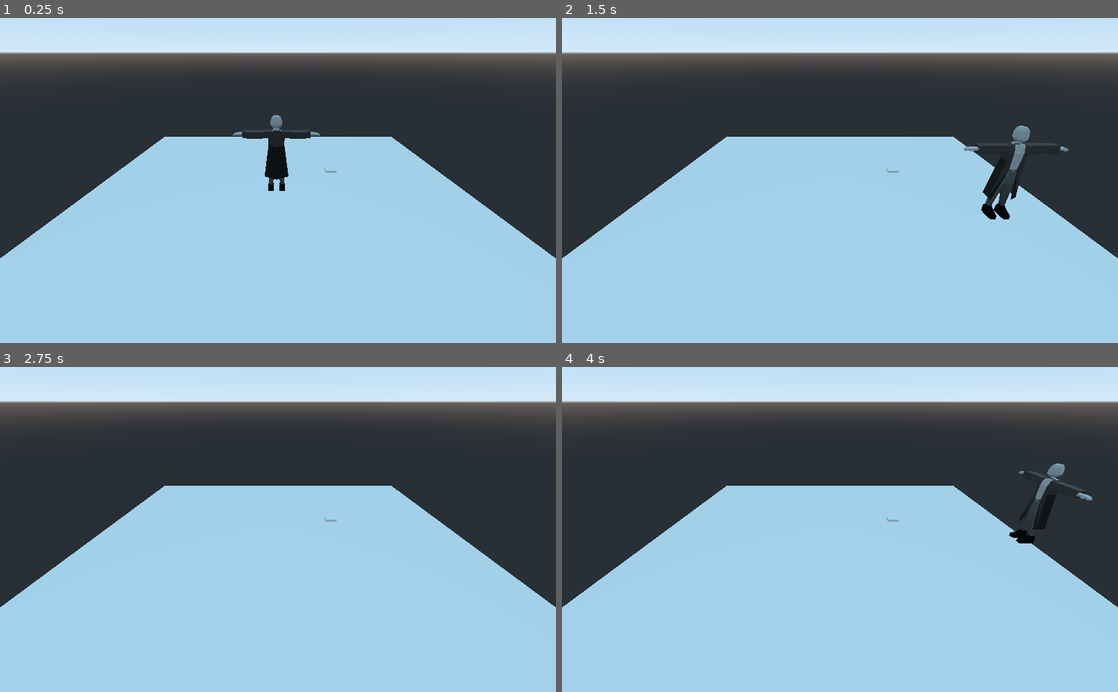
Above: before the commit, frames 1-4 (two rows, left to right).
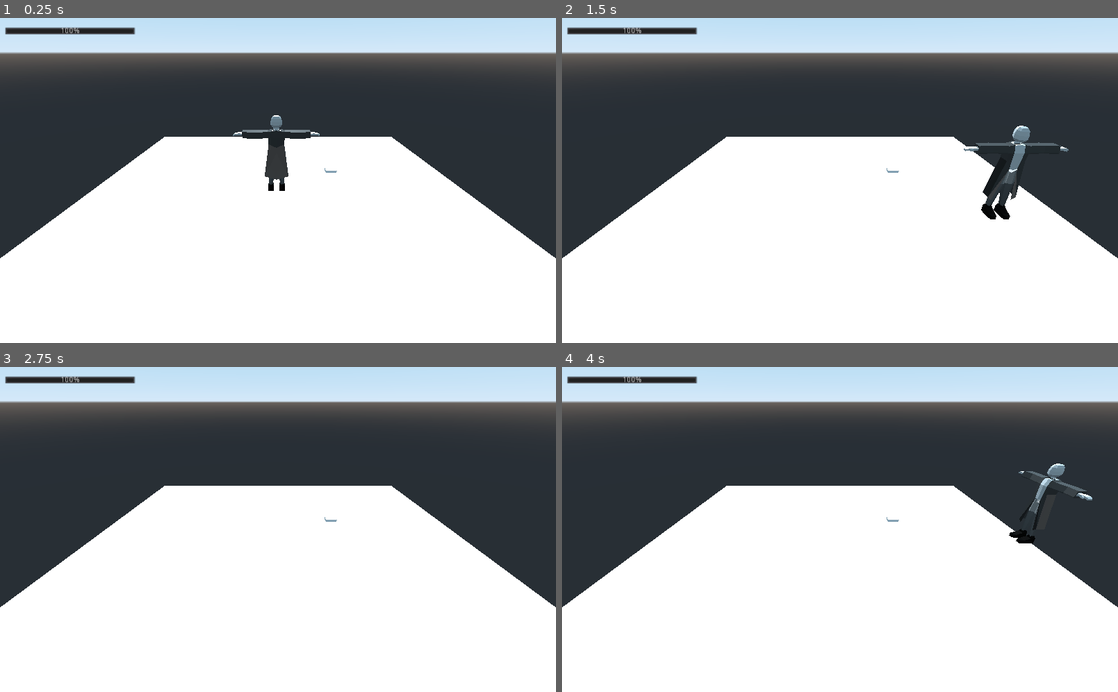
Above: after the commit, the same moments.

Repository: DiegoG784/SPiRiTUally
Game: Godot game, scene res://managers/scene_manager/scene_manager.tscn
Two runs of this game, one before a commit and one after it. Both use one fixed random seed, a clock stepped at 60 frames per second and the inputs below. Before the commit the project starts from res://rooms/debug_room/debug_room.tscn.
Inputs:
- Up to frame 1 (0.25 s): no input
- Up to frame 2 (1.5 s): tap Enter at 0.5 s; hold D (walk_right) 0.53-1.28 s; tap F (interact) at 0.6, 1.35 s; hold S (walk_backward) from 1.28 s (still down)
- Up to frame 3 (2.75 s): release S (walk_backward) at 2.03 s; hold D (walk_right) from 2.03 s (still down); tap F (interact) at 2.1 s
- Up to frame 4 (4 s): tap Space at 2.75 s; release D (walk_right) at 2.78 s; hold W (walk_forward) 2.78-3.53 s; tap F (interact) at 2.85, 3.6 s; hold A (walk_left) from 3.53 s (still down)

The runs differ from the first frame. In frame 1, 53% of the frame differs, in the area x 0-100%, y 2-100%; in frame 2, 53%; in frame 3, 53%; in frame 4, 53%.

Commit message:
Ajustes em diversos scripts

Diff:
--- a/database/items/consumables/health_kit.tres
+++ b/database/items/consumables/health_kit.tres
@@ -1,6 +1,7 @@
-[gd_resource type="Resource" load_steps=2 format=2]
+[gd_resource type="Resource" load_steps=3 format=2]
 
 [ext_resource path="res://entities/base/resources/item/item_base.gd" type="Script" id=1]
+[ext_resource path="res://entities/base/item_script/consumable_script.gd" type="Script" id=2]
 
 [resource]
 script = ExtResource( 1 )
@@ -10,3 +11,4 @@
 is_stackable = true
 max_stack = 0
 value = 0
+item_script = ExtResource( 2 )
--- a/database/player.tscn
+++ b/database/player.tscn
@@ -16,6 +16,12 @@
 
 [node name="player" type="KinematicBody"]
 script = ExtResource( 1 )
+health_node = NodePath("health_component")
+
+[node name="health_component" type="Node" parent="."]
+script = ExtResource( 6 )
+parent = NodePath("..")
+health = 100
 
 [node name="gaspardobjeto" parent="." instance=ExtResource( 5 )]
 transform = Transform( 1, 0, 0, 0, 1, 0, 0, 0, 1, 0, 0.0541073, 0 )
@@ -39,8 +45,3 @@
 
 [node name="item_holder" type="Position3D" parent="."]
 transform = Transform( 1, 0, 0, 0, 1, 0, 0, 0, 1, 3.21428, 5.29368, 0 )
-
-[node name="health_component" type="Node" parent="."]
-script = ExtResource( 6 )
-parent = NodePath("..")
-health = 50
--- a/entities/base/components/health_manager.gd
+++ b/entities/base/components/health_manager.gd
@@ -9,16 +9,26 @@
 var max_health #A vida máxima da entidade é definido pela variável health
 
 signal health_depleted #Este sinal é emitido quando a vida da entidade acaba
+signal health_updated(damage_taken) #emite um argumento que mostra se a entidade levou dano ou tomou cura
+
 
 func _ready():
 	max_health = health
+	yield(get_tree(),"idle_frame")
+	self.connect("health_updated", Game.scene_manager.gui.health_bar, "update_health_bar")
+	print(is_connected("health_updated", Game.scene_manager.gui.health_bar, "update_health_bar"))
+#	Conectar os sinais nas barras de vida
 
 func heal(value):
 	health += value
 	health = clamp(health, 0, max_health)
+	emit_signal("health_updated")
 
 func damage(value):
+	print('antes do dano:' + str(health))
 	health -= value / defense
 	health = clamp(health, 0, max_health)
+	print('depois do dano:' + str(health))
 	if health == 0:
 		emit_signal("health_depleted")
+	emit_signal("health_updated", true)
--- a/entities/base/components/scene/camera_switcher.gd
+++ b/entities/base/components/scene/camera_switcher.gd
@@ -7,6 +7,8 @@
 # Called when the node enters the scene tree for the first time.
 func _ready():
 #	print(get_node(camera_to_switch).global_rotation)
+	if !is_connected("body_entered", self, "player_entered"):
+		self.connect("body_entered", self, "player_entered")
 	pass # Replace with function body.
 
 
--- a/entities/base/components/scene/interacteable_area.gd
+++ b/entities/base/components/scene/interacteable_area.gd
@@ -6,6 +6,15 @@
 var can_interact = false
 var in_execution = false
 var already_executed = false
+
+func _ready():
+	if !is_connected("body_entered", self, "player_entered"):
+		self.connect("body_entered", self, "player_entered")
+
+	if !is_connected("body_exited", self, "player_exited"):
+		self.connect("body_exited", self, "player_exited")
+
+#	print(name + ": " + str(is_connected("body_entered", self, "player_entered")))
 
 func _process(delta):
 	if can_interact and Input.is_action_just_pressed("interact") and !in_execution and !already_executed:
@@ -19,6 +28,7 @@
 		already_executed = true
 
 	in_execution = false
+	can_interact = true
 	print("Interação terminada")
 
 func terminate_interaction(): #Vou deixar esse método com o código de cima caso fique somente ele.
--- a/entities/base/entity/base/entity_base.gd
+++ b/entities/base/entity/base/entity_base.gd
@@ -7,4 +7,6 @@
 export(int) var jump_force = -370
 export(int) var gravity = 20
 export(int) var MAX_walking_speed = 100
-export(NodePath) var health
+export(NodePath) var health_node
+
+onready var health = get_node(health_node) if health_node else null
--- a/entities/base/entity/player/player.gd
+++ b/entities/base/entity/player/player.gd
@@ -2,7 +2,7 @@
 class_name Player
 
 func _ready():
-	pass # Replace with function body.
+	Game.set_current_player(self)
 
 func move():
 	motion = move_and_slide(motion, JUMP)
--- a/entities/base/item_script/consumable_script.gd
+++ b/entities/base/item_script/consumable_script.gd
@@ -7,12 +7,16 @@
 export(int) var base_value = 1
 export(int) var regen_timer = 1
 
+signal item_logic_terminated
+
+
 func logic():
 	match type:
 		0: #Cure
 			Game.current_player.health.heal(base_value)
+			emit_signal("item_logic_terminated")
 		1: #Regeneration
 			pass
 
-func in_scene_logic():
+func in_scene_logic(): #Não deletar. Isso talvez será usado quando o player usar o item sem usar o inventário
 	pass
--- a/entities/base/resources/item/item_base.gd
+++ b/entities/base/resources/item/item_base.gd
@@ -9,3 +9,4 @@
 export(int) var max_stack
 export(int) var value
 export(PackedScene) var item_scene #Para utilitários e consumíveis?
+export(GDScript) var item_script
--- a/gui/health_bar/health_bar.tscn
+++ b/gui/health_bar/health_bar.tscn
@@ -1,11 +1,14 @@
-[gd_scene format=2]
+[gd_scene load_steps=2 format=2]
+
+[ext_resource path="res://gui/health_bar/health_bar_script.gd" type="Script" id=1]
 
 [node name="health_bar" type="Control"]
 anchor_right = 1.0
 anchor_bottom = 1.0
+script = ExtResource( 1 )
 
-[node name="ProgressBar" type="ProgressBar" parent="."]
-margin_left = 6.0
+[node name="health_bar" type="ProgressBar" parent="."]
+margin_left = 9.0
 margin_top = 17.0
-margin_right = 246.0
+margin_right = 249.0
 margin_bottom = 31.0
--- /dev/null
+++ b/gui/health_bar/health_bar_script.gd
@@ -0,0 +1,15 @@
+extends Control
+
+onready var health_bar = get_node("health_bar")
+onready var stamina_bar
+
+# Called when the node enters the scene tree for the first time.
+func _ready():
+	yield(get_tree(),"idle_frame")
+	update_health_bar()
+
+func update_health_bar(damage_taken = false):
+	if Game.current_player:
+		health_bar.value = Game.current_player.health.health
+		pass
+#	print("oi1")
--- a/gui/inventory/inventory.gd
+++ b/gui/inventory/inventory.gd
@@ -14,12 +14,24 @@
 
 
 
-func item_selected(index):
-	selected_item = index
-	print(selected_item)
+func item_selected(index): #Usado quando o item é clicado na lista
+	selected_item = Inventory.inventory[index]
+
+	if selected_item is Array:
+		selected_item = Inventory.inventory[index][0]
+		print(selected_item.name)
+	else:
+		selected_item = Inventory.inventory[index]
+		print(selected_item.name)
+#		alterar texto do botão para "equipar"
+#	print(selected_item)
 
 
-func _on_Button_pressed():
-	pass # Replace with function body.
+func _on_Button_pressed(): #usado quando o item é clicado no botão de usar/equipar
+	if selected_item:
+		if selected_item.is_consumable == true:
+			Inventory.use_item(selected_item.name)
+		else:
+			Inventory.equip_item(selected_item.name)
 #	Inventory.use_item(Inventory.inventory[selected_item][0].name)
 	queue_free()
--- a/gui/inventory/inventory.tscn
+++ b/gui/inventory/inventory.tscn
@@ -3,6 +3,7 @@
 [ext_resource path="res://gui/inventory/inventory.gd" type="Script" id=1]
 
 [node name="inventory_screen" type="Control"]
+pause_mode = 2
 anchor_right = 1.0
 anchor_bottom = 1.0
 script = ExtResource( 1 )
--- a/managers/game_manager.gd
+++ b/managers/game_manager.gd
@@ -1,7 +1,8 @@
 extends Node
 
-var current_player #Atalho fácil para pegar o nó do jogador
+var current_player:Player #Atalho fácil para pegar o nó do jogador
 var current_scene #O mesmo para a cena atual do jogo
+var scene_manager #Atalho fácil para pegar o SceneManager
 
 #Aqui é o controlador do jogo, onde vai gerenciar algumas coisas importantes do jogo como gerenciar cenas, atalho fácil para pegar o nó do jogador e entre outros.
 
@@ -16,3 +17,6 @@
 
 func remap_player_moviment(direction):
 	pass
+
+func set_scene_manager(target):
+	scene_manager = target
--- a/managers/item_manager.gd
+++ b/managers/item_manager.gd
@@ -50,25 +50,39 @@
 
 	if quantity > 0:
 		inventory[item_position][1] -= quantity
-		inventory[item_position][1] -= max(0, inventory[item_position][1])
+		inventory[item_position][1] = max(0, inventory[item_position][1])
 
-		if quantity == 0:
+		if inventory[item_position][1] == 0:
 			inventory.remove(item_position)
 
 	else:
 		inventory.remove(item_position)
 
+	print(inventory)
+
 
 func use_item(item_name): #Somente para consumíveis como poções ou algo parecido
-	var item_usage = [search_item(item_name), search_item(item_name, true)]
+	var item_usage = [search_item(item_name)[0], search_item(item_name, true)]
+	print(item_usage)
+	if item_usage[1] != null:
 
-	if item_usage[1] != null:
-		item_usage[0].item_scene.logic()
-		inventory[item_usage[1][1]] -= 1
+		print('iniciando execução da lógica do item')
+		var item_script = item_usage[0].item_script.new()
+#		item_usage[0].item_script.logic()
+		item_script.logic()
+#		yield(item_script, "item_logic_terminated")
+		print('execução terminada')
+
+		remove_item(item_usage[0].name, 1)
 #		Travar input do usuário e esperar a função de lógica do item terminar
 #		Atualizar HUD do inventário
 	else:
 		printerr("Item com o nome " + item_name + " não encontrado!")
+
+	print(inventory)
+
+func equip_item(item_name): #Somente para itens equipáveis
+	pass
 
 func search_item(item_name, return_array_position = false):
 	for item in inventory:
--- a/managers/scene_manager/scene_manager.gd
+++ b/managers/scene_manager/scene_manager.gd
@@ -1,4 +1,9 @@
 extends Spatial
+
+onready var gui = get_node("gui")
+
+func _ready():
+	Game.set_scene_manager(self)
 
 func change_scene(scene_file):
 	pass
--- a/managers/scene_manager/scene_manager.tscn
+++ b/managers/scene_manager/scene_manager.tscn
@@ -1,7 +1,9 @@
-[gd_scene load_steps=3 format=2]
+[gd_scene load_steps=5 format=2]
 
 [ext_resource path="res://managers/scene_manager/scene_manager_gui.gd" type="Script" id=1]
 [ext_resource path="res://managers/scene_manager/scene_manager.gd" type="Script" id=2]
+[ext_resource path="res://rooms/debug_room/debug_room.tscn" type="PackedScene" id=3]
+[ext_resource path="res://gui/health_bar/health_bar.tscn" type="PackedScene" id=4]
 
 [node name="scene_manager" type="Spatial"]
 script = ExtResource( 2 )
@@ -11,4 +13,8 @@
 margin_bottom = 40.0
 script = ExtResource( 1 )
 
+[node name="health_bar" parent="gui" instance=ExtResource( 4 )]
+
 [node name="current_scene" type="Spatial" parent="."]
+
+[node name="debug_room" parent="current_scene" instance=ExtResource( 3 )]
--- a/managers/scene_manager/scene_manager_gui.gd
+++ b/managers/scene_manager/scene_manager_gui.gd
@@ -1,19 +1,24 @@
 extends Control
 
+onready var health_bar = get_node("health_bar")
+
 var inventory_opened = false
+
 #func _unhandled_input(event):
 #	print("unhandled_input: " + event.as_text())
 
 func _unhandled_key_input(event):
 #	print("unhandled_key_input: " + str(event.as_text()))
+
 	if InputMap.event_is_action(event, "inventory") and !inventory_opened:
 		inventory_opened = true
-
+		get_tree().paused = true
 		var inventory_scene = preload("res://gui/inventory/inventory.tscn").instance()
-		print("Player pressionou o botão de inventário. Abrindo o inventário")
+#		print("Player pressionou o botão de inventário. Abrindo o inventário")
 		inventory_scene.connect("child_exiting_tree", self, "inventory_exit")
 		add_child(inventory_scene)
 
 func inventory_exit(node):
-	print("player fechou o inventário")
+#	print("player fechou o inventário")
 	inventory_opened = false
+	get_tree().paused = false
--- a/project.godot
+++ b/project.godot
@@ -93,7 +93,7 @@
 [application]
 
 config/name="SPiRiTUally"
-run/main_scene="res://rooms/debug_room/debug_room.tscn"
+run/main_scene="res://managers/scene_manager/scene_manager.tscn"
 config/icon="res://icon.png"
 
 [autoload]
--- a/rooms/debug_room/debug_room.tscn
+++ b/rooms/debug_room/debug_room.tscn
@@ -9,6 +9,20 @@
 [sub_resource type="CapsuleShape" id=2]
 radius = 0.677
 height = 4.569
+
+[sub_resource type="GDScript" id=3]
+resource_name = "damage_area"
+script/source = "extends InteracteableArea
+
+
+
+func interact_action():
+	Game.current_player.health.damage(10)
+	.interact_action()
+"
+
+[sub_resource type="SphereShape" id=4]
+radius = 4.478
 
 [node name="debug_room" type="Spatial"]
 
@@ -72,6 +86,16 @@
 [node name="health_kit" parent="." instance=ExtResource( 3 )]
 transform = Transform( 2, 0, 0, 0, 2, 0, 0, 0, 2, 5.74311, 5.24521e-06, -4.23294 )
 
+[node name="DirectionalLight" type="DirectionalLight" parent="."]
+transform = Transform( -1, 3.55271e-15, -8.9407e-08, -5.46661e-08, 0.791298, 0.61143, 7.07476e-08, 0.61143, -0.791298, 0, 11, -15 )
+
+[node name="damage_test" type="Area" parent="."]
+transform = Transform( 1, 0, 0, 0, 1, 0, 0, 0, 1, -8.70021, 0, -3.95066 )
+script = SubResource( 3 )
+
+[node name="CollisionPolygon" type="CollisionShape" parent="damage_test"]
+shape = SubResource( 4 )
+
 [editable path="-x"]
 [editable path="x"]
 [editable path="-z"]
Not shown: 1 places in rooms/debug_room/debug_room.tscn that only renumber resources
